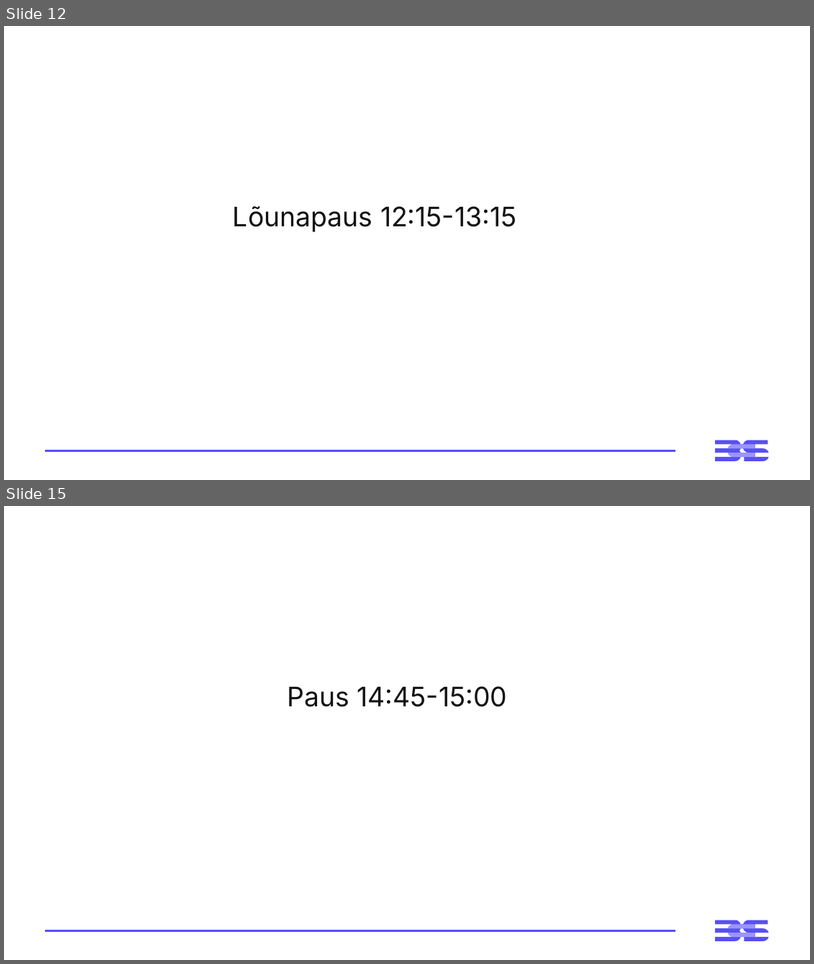
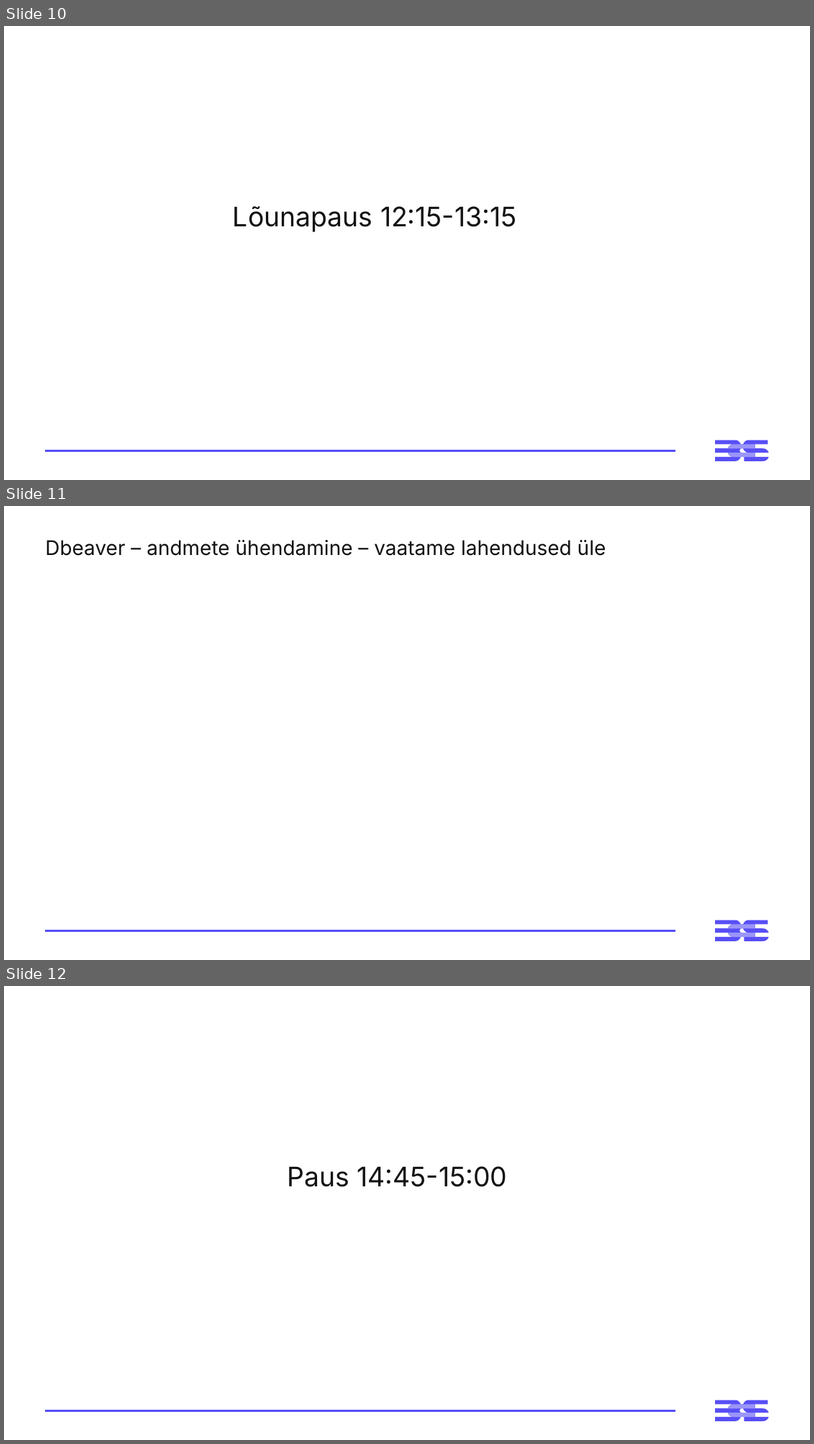
Before and after one commit to virverani/andmetarkus_2026_kevad, a slide deck: Day6/6-paev-andmetarkus-esitlus.pptx. Shown one above the other, each under a label of ours: slides 12 and 15 before the commit, slides 10, 11 and 12 after it; the slides between them are not shown. The pictures are 814x964 and 814x1444 pixels, drawn with LibreOffice and Linux fonts; fonts in the diff are those of the drawing. Boxes give left, top, right and bottom in pixels: in the first picture for what was removed or moved away, otherwise in the second. Text is boxed around its words. In the diff, an @@ line names an element or a change of style, - is before the commit and + after.

```diff
--- a/Day6/6-paev-andmetarkus-esitlus.pptx
+++ b/Day6/6-paev-andmetarkus-esitlus.pptx
@@ slide 11 added at (4, 506, 810, 960), background #FFFFFF; not listed: 3 template elements that a slide beside it also shows @@
@@ title added at (45, 540, 607, 556), 24 pt, text #121212 @@
+Dbeaver – andmete ühendamine – vaatame lahendused üle
@@ what was slide 12 is now slide 10 @@
@@ what was slide 15 is now slide 12 @@
```
Also in this commit, not shown: 5 slides changed, 3 slides removed, 8 other files.
